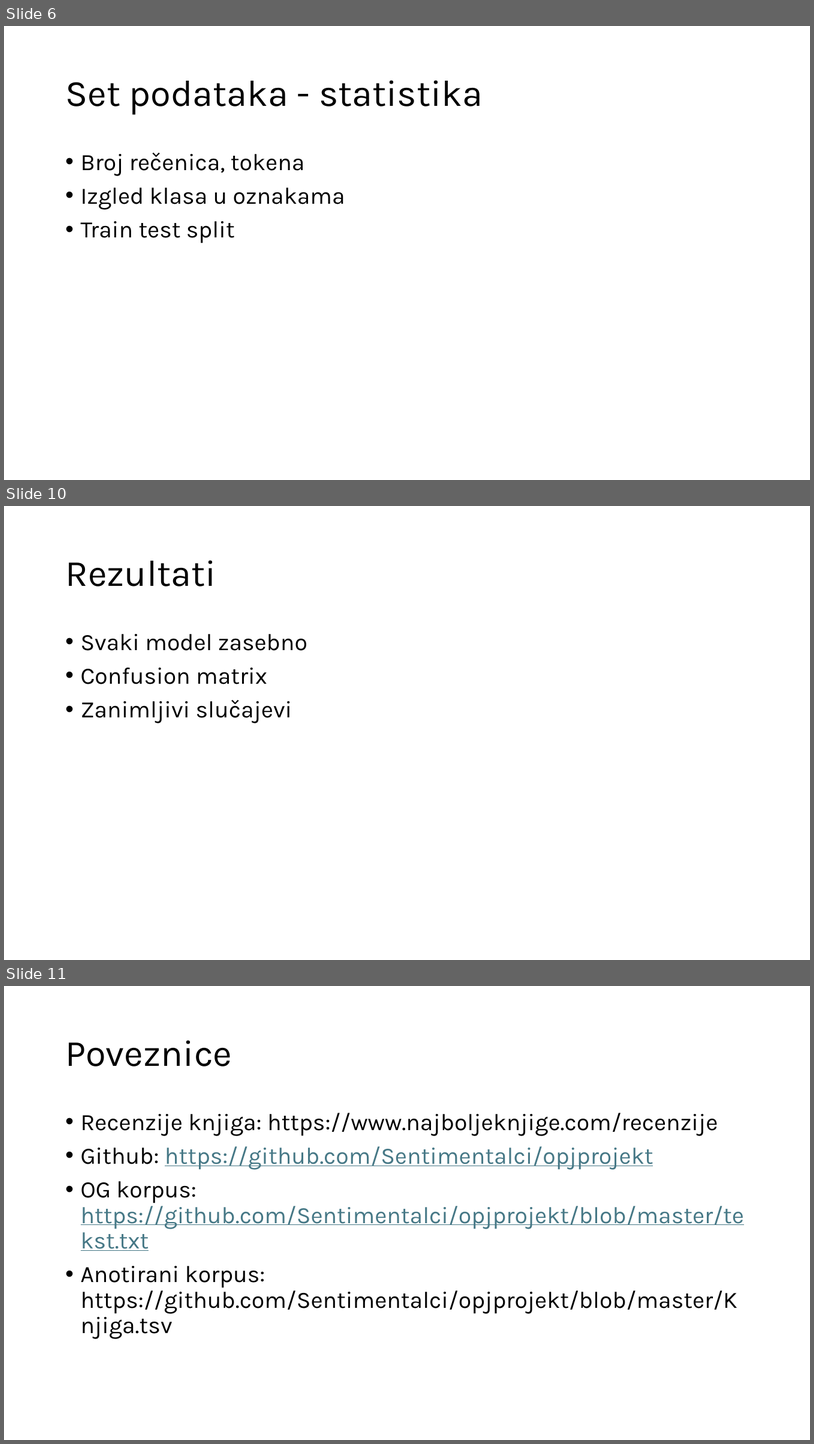
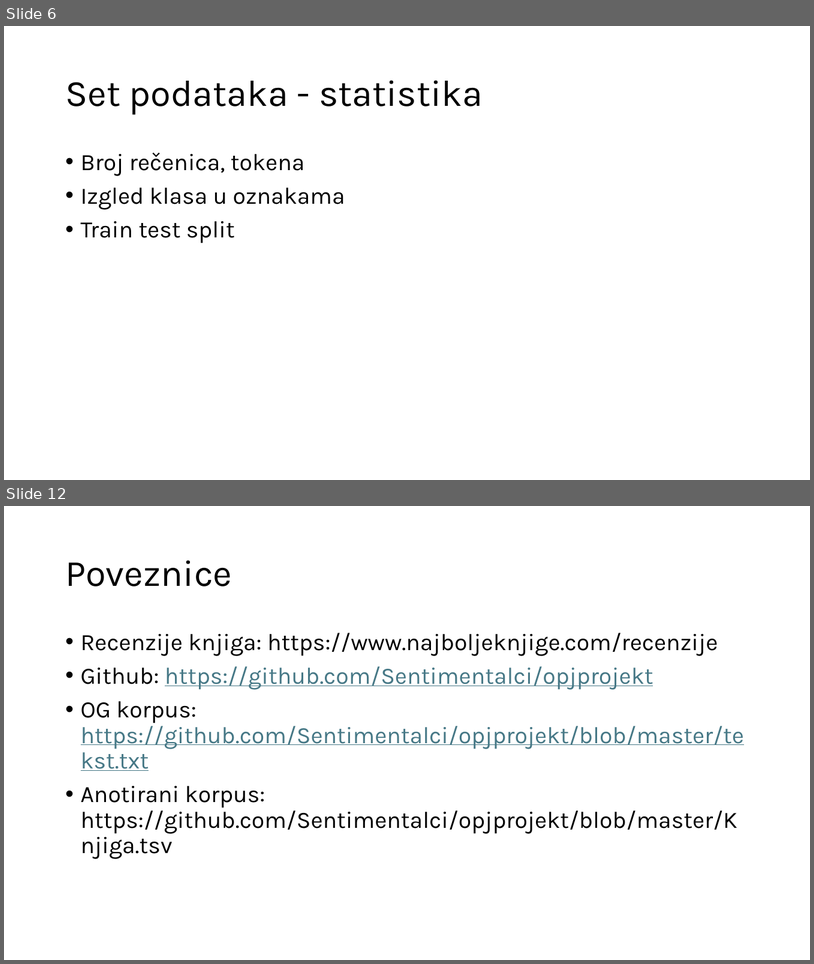
Before and after one commit to Sentimentalci/opjprojekt, a slide deck: SENTIMENTalci.pptx. Shown one above the other, each under a label of ours: slides 6, 10 and 11 before the commit, slides 6 and 12 after it; the slides between them are not shown. The pictures are 814x1444 and 814x964 pixels, drawn with LibreOffice and Linux fonts; fonts in the diff are those of the drawing. Boxes give left, top, right and bottom in pixels: in the first picture for what was removed or moved away, otherwise in the second. Text is boxed around its words. In the diff, an @@ line names an element or a change of style, - is before the commit and + after.

```diff
--- a/SENTIMENTalci.pptx
+++ b/SENTIMENTalci.pptx
@@ slide 10 removed at box(4, 506, 810, 960), background #FFFFFF @@
@@ title removed at box(65, 560, 216, 586) @@
-Rezultati
@@ text removed at box(81, 634, 308, 723) @@
-• Svaki model zasebno
-• Confusion matrix
-• Zanimljivi slučajevi
@@ what was slide 11 is now slide 12 @@
```
Also in this commit, not shown: 1 slide changed, 2 slides added, 1 other file.
